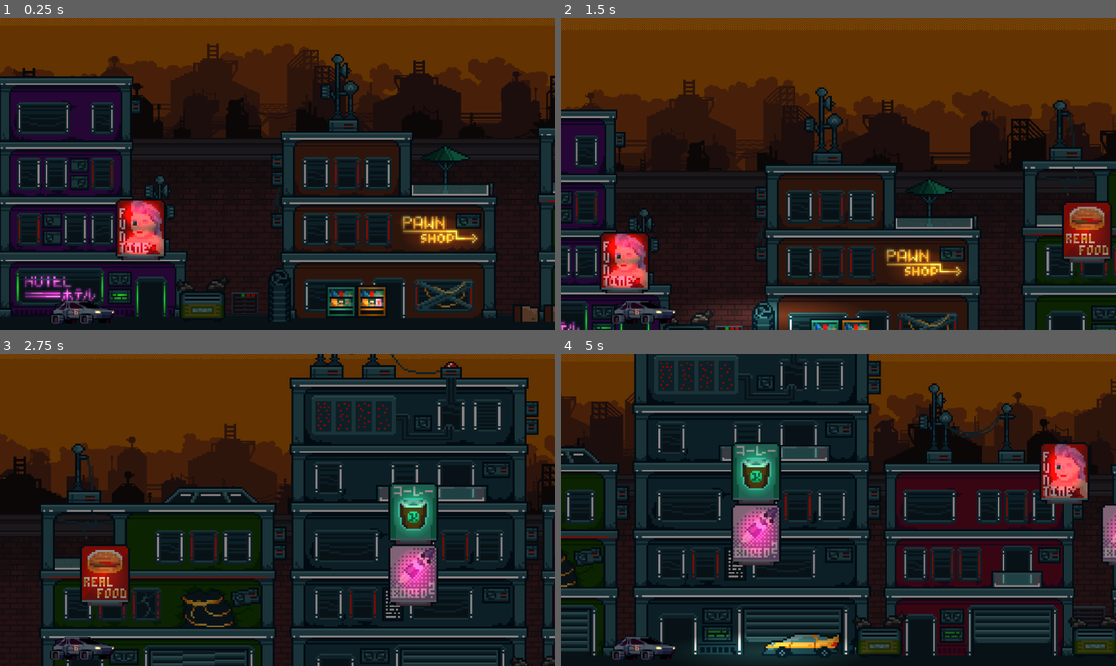
Above: before the commit, frames 1-4 (two rows, left to right).
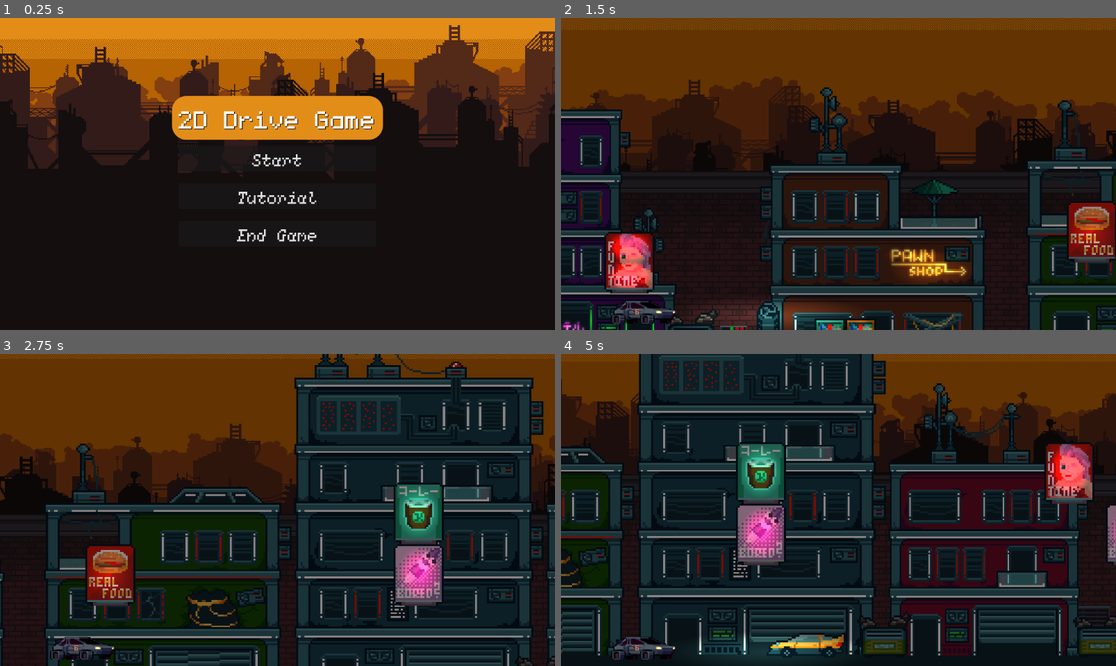
Above: after the commit, the same moments.

Repository: alyssavixp/VideoGameDesignRepoLab3
Game: Godot game, scene res://main_menu/mainmenu.tscn
Two runs of this game, one before a commit and one after it. Both use one fixed random seed, a clock stepped at 60 frames per second and the inputs below. Before the commit the project starts from res://main_game/level_1.tscn.
Inputs (mouse positions are in pixels of both pictures, inside the frame that each line leads up to):
- Up to frame 1 (0.25 s): no input
- Up to frame 2 (1.5 s): click (838, 158) at 0.5 s, where only the run after the commit has a clickable "Start"; tap Enter (ui_accept) at 1.25 s; hold Right (ui_right) from 1.28 s (still down); hold Shift (shift) from 1.28 s (still down)
- Up to frame 3 (2.75 s): keep holding Right (ui_right); tap Enter (ui_accept) at 1.52, 2.27 s; release Shift (shift) at 2.03 s; tap Shift (shift) at 2.1 s
- Up to frame 4 (5 s): release Right (ui_right) at 2.78 s; hold Left (ui_left) 2.78-3.53 s; hold Shift (shift) 2.78-3.53 s; hold Right (ui_right) from 3.53 s (still down); tap Shift (shift) at 3.6 s; tap Enter (ui_accept) at 3.77, 4.52 s; hold Shift (shift) from 4.28 s (still down)

The runs differ from the first frame. In frame 1, 55% of the frame differs, in the area x 0-100%, y 0-98%; in frame 2, 15%; in frame 3, 16%; in frame 4, 19%.

Commit message:
made mainmenu the main scene

Diff:
--- a/lab3/project.godot
+++ b/lab3/project.godot
@@ -11,7 +11,7 @@
 [application]
 
 config/name="Lab3"
-run/main_scene="res://main_game/level_1.tscn"
+run/main_scene="res://main_menu/mainmenu.tscn"
 config/features=PackedStringArray("4.3", "Forward Plus")
 config/icon="res://z_archive_files/icon.svg"
 
Not shown, changed: .DS_Store
